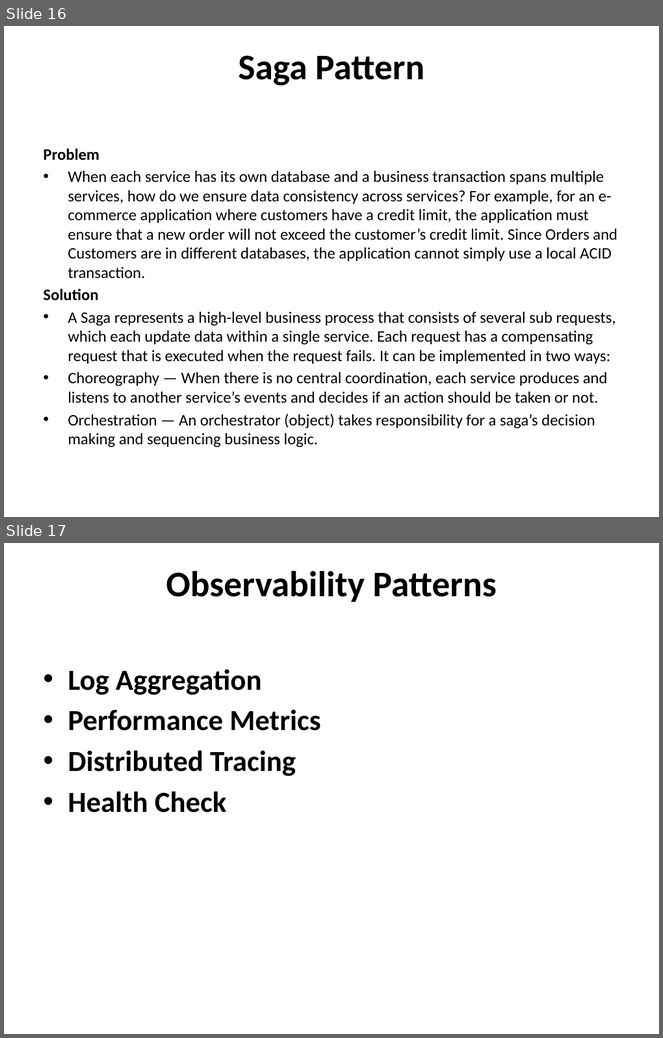
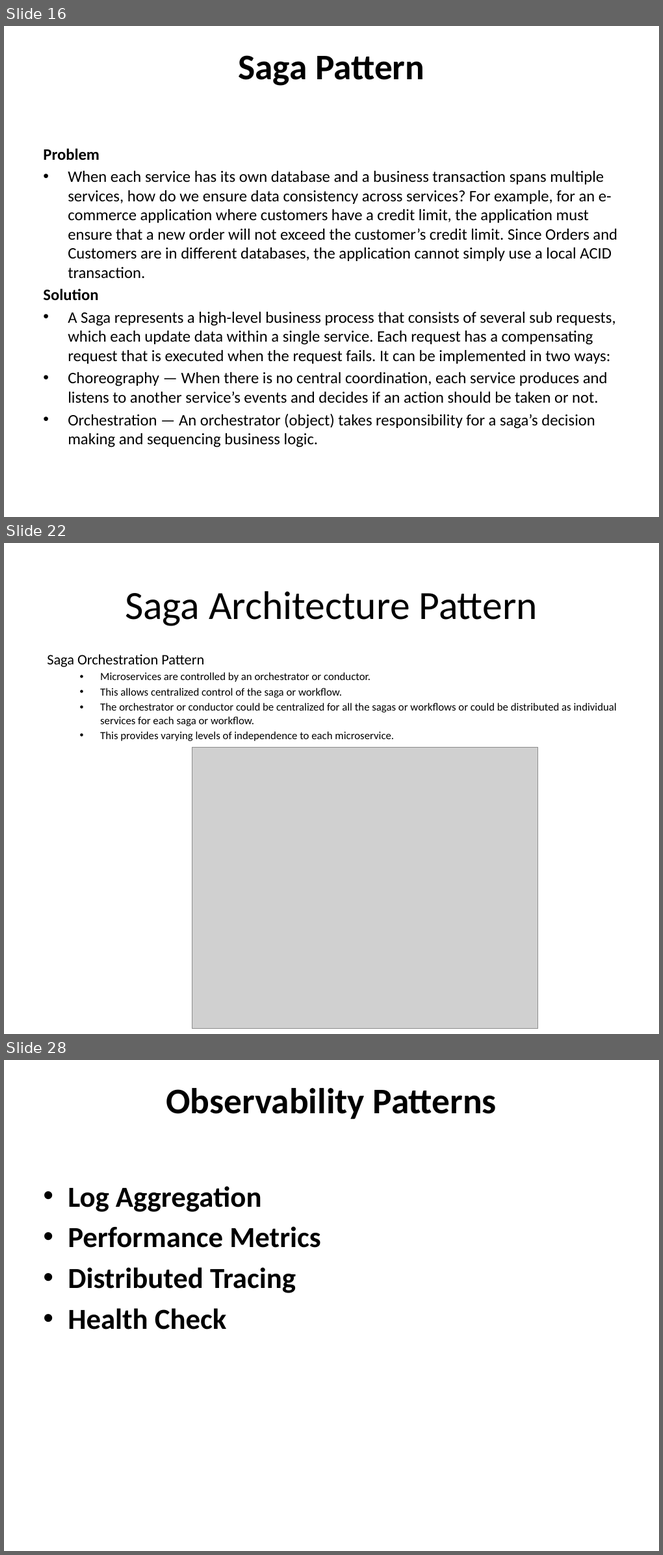
Before and after one commit to prakharxagrawal/citimicroservices, a slide deck: Micro services Design Pattern.pptx. Shown one above the other, each under a label of ours: slides 16 and 17 before the commit, slides 16, 22 and 28 after it; the slides between them are not shown. The pictures are 663x1038 and 663x1555 pixels, drawn with LibreOffice and Linux fonts; fonts in the diff are those of the drawing; grey boxes stand for pictures. Boxes give left, top, right and bottom in pixels: in the first picture for what was removed or moved away, otherwise in the second. Text is boxed around its words. In the diff, an @@ line names an element or a change of style, - is before the commit and + after.

Commit message:
Update Saga Pattern example and Docker

```diff
--- a/Micro services Design Pattern.pptx
+++ b/Micro services Design Pattern.pptx
@@ slide 22 added at bbox=[4, 543, 659, 1034], background #FFFFFF @@
@@ title added at bbox=[125, 591, 538, 626], 44 pt, text #000000 @@
+Saga Architecture Pattern
@@ text added at bbox=[47, 654, 617, 741], 12 pt, text #000000 @@
+Saga Orchestration Pattern
+  • Microservices are controlled by an orchestrator or conductor.
+  • This allows centralized control of the saga or workflow.
+  • The orchestrator or conductor could be centralized for all the sagas or workflows or could be distributed as individual services for each saga or workflow.
+  • This provides varying levels of independence to each microservice.
@@ picture added at bbox=[192, 747, 538, 1029] @@
@@ what was slide 17 is now slide 28 @@
```
Also in this commit, not shown: 10 other slides added, 14 other files.
